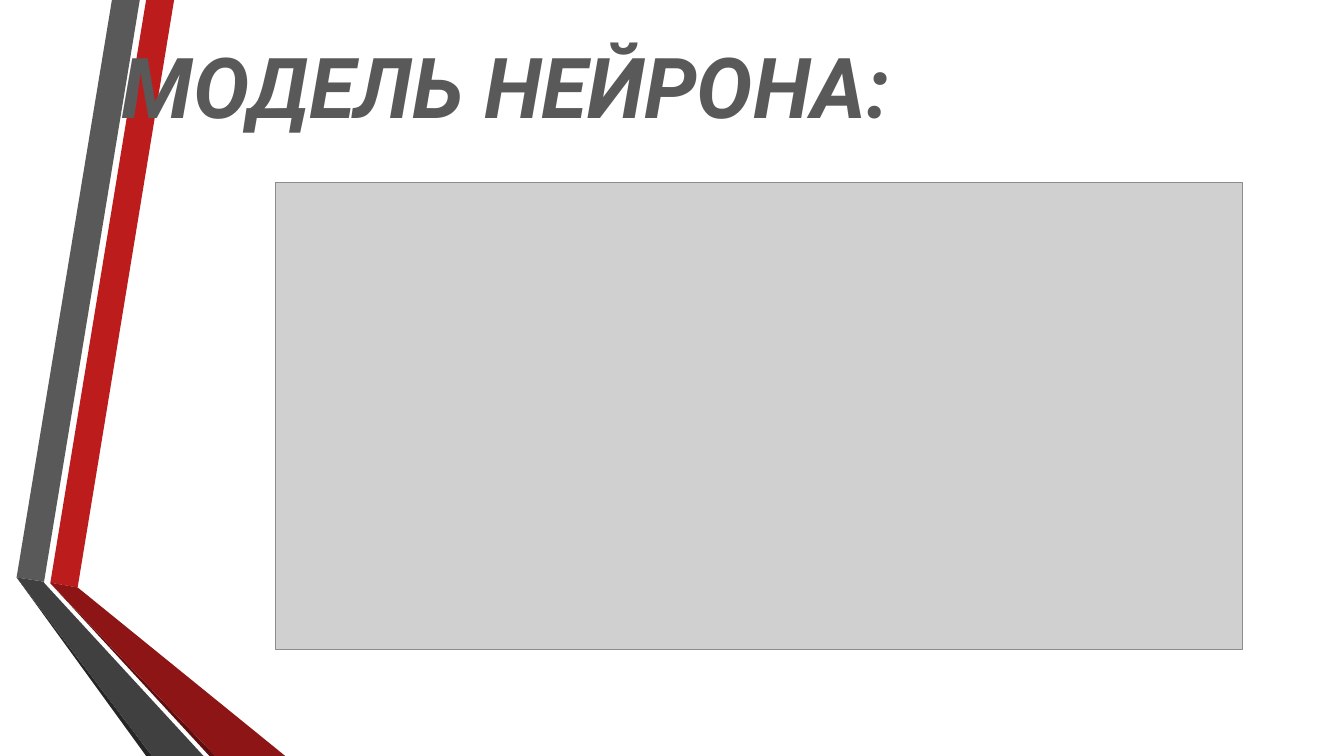
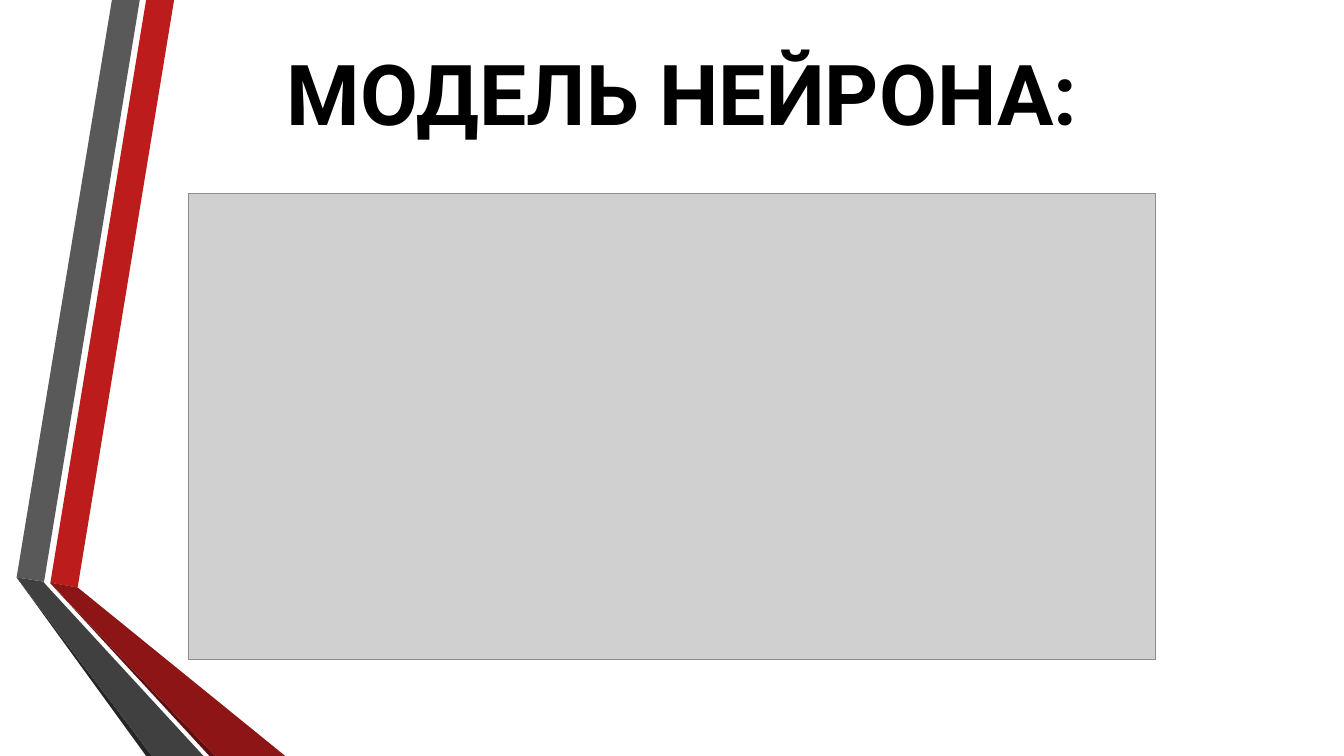
Before and after one commit to DanteTemplar/NPK, a slide deck: slide 8 of Нейронные Сети, Бельков.pptx (slide 2 before the commit). Drawn at 1344x756 pixels with LibreOffice and Linux fonts; fonts in the diff are those of the drawing; grey boxes stand for pictures; background and template pictures are left out. Boxes give left, top, right and bottom in pixels: in the first picture for what was removed or moved away, otherwise in the second. Text is boxed around its words. In the diff, an @@ line names an element or a change of style, - is before the commit and + after.

Commit message:
presentation

```diff
--- a/Нейронные Сети, Бельков.pptx
+++ b/Нейронные Сети, Бельков.pptx
@@ title "МОДЕЛЬ НЕЙРОНА:": place and size @@
-title "МОДЕЛЬ НЕЙРОНА:" at box(122, 41, 890, 138)
+title "МОДЕЛЬ НЕЙРОНА:" at box(287, 49, 1077, 140)
@@ title "МОДЕЛЬ НЕЙРОНА:" at box(287, 49, 1077, 140): text colour #595959 to #000000, italic off @@
@@ picture: place and size @@
-picture at box(275, 184, 1243, 649)
+picture at box(189, 194, 1156, 659)
```
Also in this commit, not shown: 3 other slides changed, 14 slides added, 9 slides removed, 1 other file.
